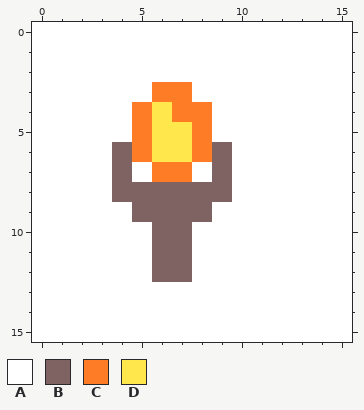
Pixel-art sprite: the echo of the angels/assets/torch.png. This is how it looked before the edit.
The file is 16x16 pixels.
Palette (. is transparent): A #ffffff  B #7f6262  C #ff7c26  D #ffe74c
Pixels before, first column x 0:
 0 AAAAAAAAAAAAAAAA
 1 AAAAAAAAAAAAAAAA
 2 AAAAAAAAAAAAAAAA
 3 AAAAAACCAAAAAAAA
 4 AAAAACDCCAAAAAAA
 5 AAAAACDDCAAAAAAA
 6 AAAABCDDCBAAAAAA
 7 AAAABACCABAAAAAA
 8 AAAABBBBBBAAAAAA
 9 AAAAABBBBAAAAAAA
10 AAAAAABBAAAAAAAA
11 AAAAAABBAAAAAAAA
12 AAAAAABBAAAAAAAA
13 AAAAAAAAAAAAAAAA
14 AAAAAAAAAAAAAAAA
15 AAAAAAAAAAAAAAAA
Once edited:
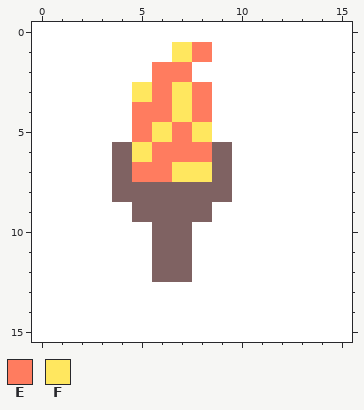
Colours new in this view: E #ff7c5f  F #ffe75f
Changes in this commit:
The edit turns colour A into colour E in row 1 at x 8; in row 2 at x 6 to 7; in row 3 at x 8; in row 7 at x 5.
The edit turns colour C into colour E in row 3 at x 6; in row 4 at x 5 and 8; in row 5 at x 5; in row 6 at x 8; in row 7 at x 6.
The edit turns colour D into colour E in row 4 at x 6; in row 5 at x 7; in row 6 at x 6 to 7.
The edit turns colour A into colour F in row 1 at x 7; in row 3 at x 5; in row 7 at x 8.
The edit turns colour C into colour F in rows 3 to 4 at x 7; in row 5 at x 8; in row 6 at x 5; in row 7 at x 7.
The edit turns colour D into colour F in row 5 at x 6.
Boxes around the changes in both pictures, in picture pixels (x1, y1, x2, y2):
changed: (132, 42, 212, 182)
